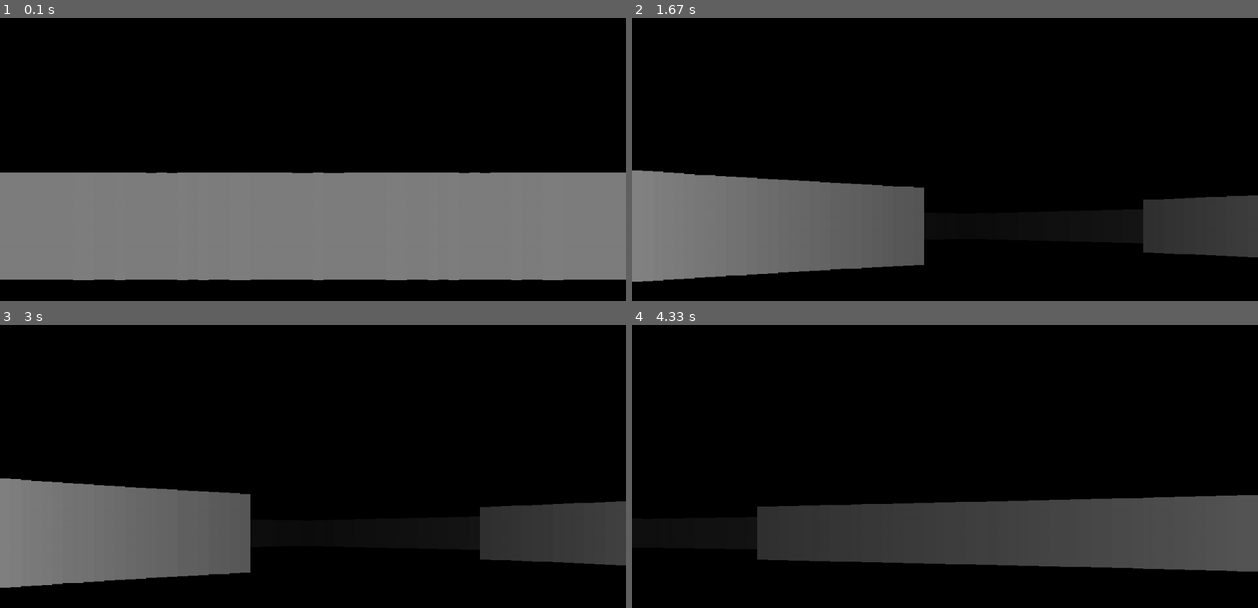
Above: before the commit, frames 1-4 (two rows, left to right).
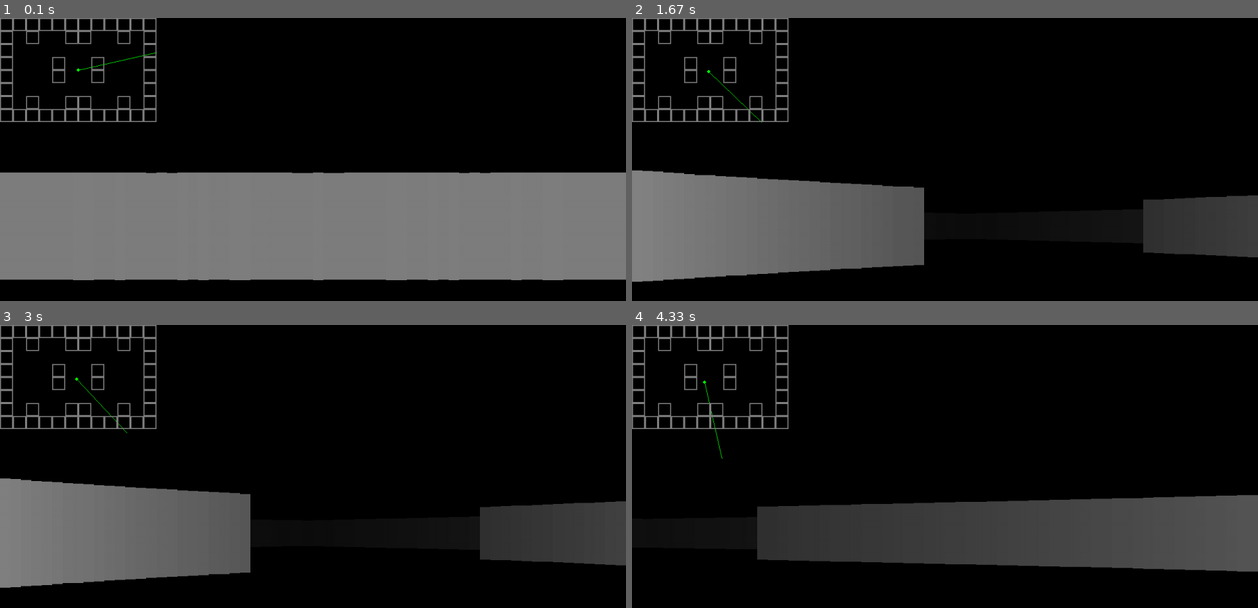
Above: after the commit, the same moments.

Repository: whirlwindnoa/pygame-raycasting
Game: pygame game, started from main.py
Same seed, same stepped clock (60 frames per second), same inputs: the game is played once before the commit and once after it.
Inputs:
- Up to frame 1 (0.1 s): no input
- Up to frame 2 (1.67 s): hold Right 0.33-0.8 s; hold Right 0.83-1.3 s; hold D 0.83-1.3 s; hold Left from 1.33 s (still down); hold A from 1.33 s (still down)
- Up to frame 3 (3 s): release Left at 1.87 s; release A at 1.87 s; hold Left 1.9-2.3 s; hold A 1.9-2.3 s; hold Right 2.33-2.97 s; hold D 2.33-2.97 s
- Up to frame 4 (4.33 s): hold Left 3-3.47 s; hold A 3-3.47 s; hold Right 3.5-3.97 s; hold D 3.5-3.97 s; hold Right from 4 s (still down); hold D from 4 s (still down)

The runs differ from the first frame. In frame 1, 1.8% of the frame differs, in the area x 0-26%, y 0-37%; in frame 2, 1.8%; in frame 3, 1.8%; in frame 4, 1.8%.

Commit message:
add minimap

Diff:
--- a/main.py
+++ b/main.py
@@ -23,11 +23,11 @@
 
     ray_casting(sc, player.pos, player.angle)
 
-    #pygame.draw.circle(sc, Colors.green, (int(player.x), int(player.y)), 12)
-    #pygame.draw.line(sc, Colors.green, player.pos, (player.x + Config.WIDTH * math.cos(player.angle),
-    #                                                player.y + Config.WIDTH * math.sin(player.angle)))
+    pygame.draw.circle(sc, Colors.green, (int(player.x)//4, int(player.y)//4), 12//4)
+    pygame.draw.line(sc, Colors.green, player.map_pos, ((player.x + Config.WIDTH * math.cos(player.angle))//6,
+                                                        (player.y + Config.WIDTH * math.sin(player.angle))//6))
 
-    #for x,y in world_map:
-    #    pygame.draw.rect(sc, Colors.gray, (x, y, Config.TILE, Config.TILE), 2)
+    for x,y in world_map:
+        pygame.draw.rect(sc, Colors.gray, (x//4, y//4, Config.TILE//4, Config.TILE//4), 2)
     pygame.display.flip()
     clock.tick(Config.FPS)
--- a/player.py
+++ b/player.py
@@ -10,6 +10,10 @@
     @property
     def pos(self):
         return (self.x, self.y)
+
+    @property
+    def map_pos(self):
+        return (self.x // 4, self.y // 4)
 
     def movement(self):
         sin_a = math.sin(self.angle)
